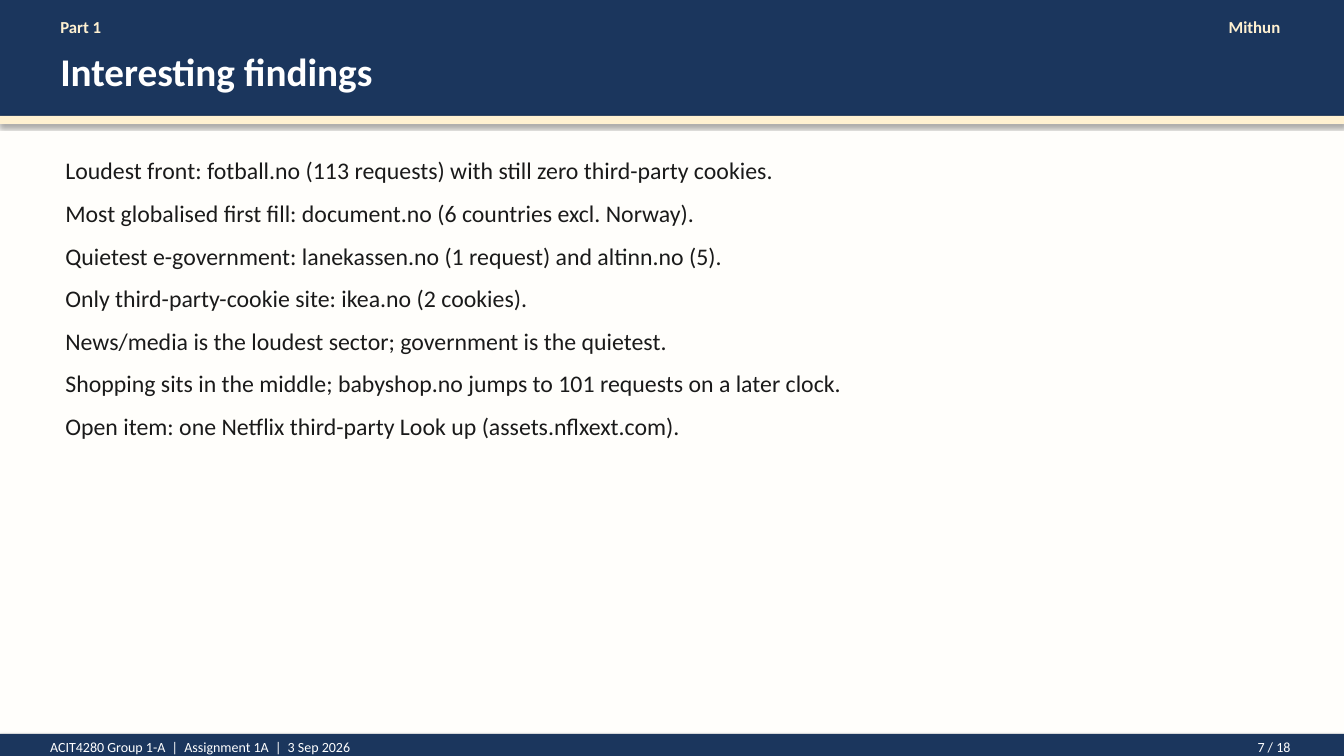
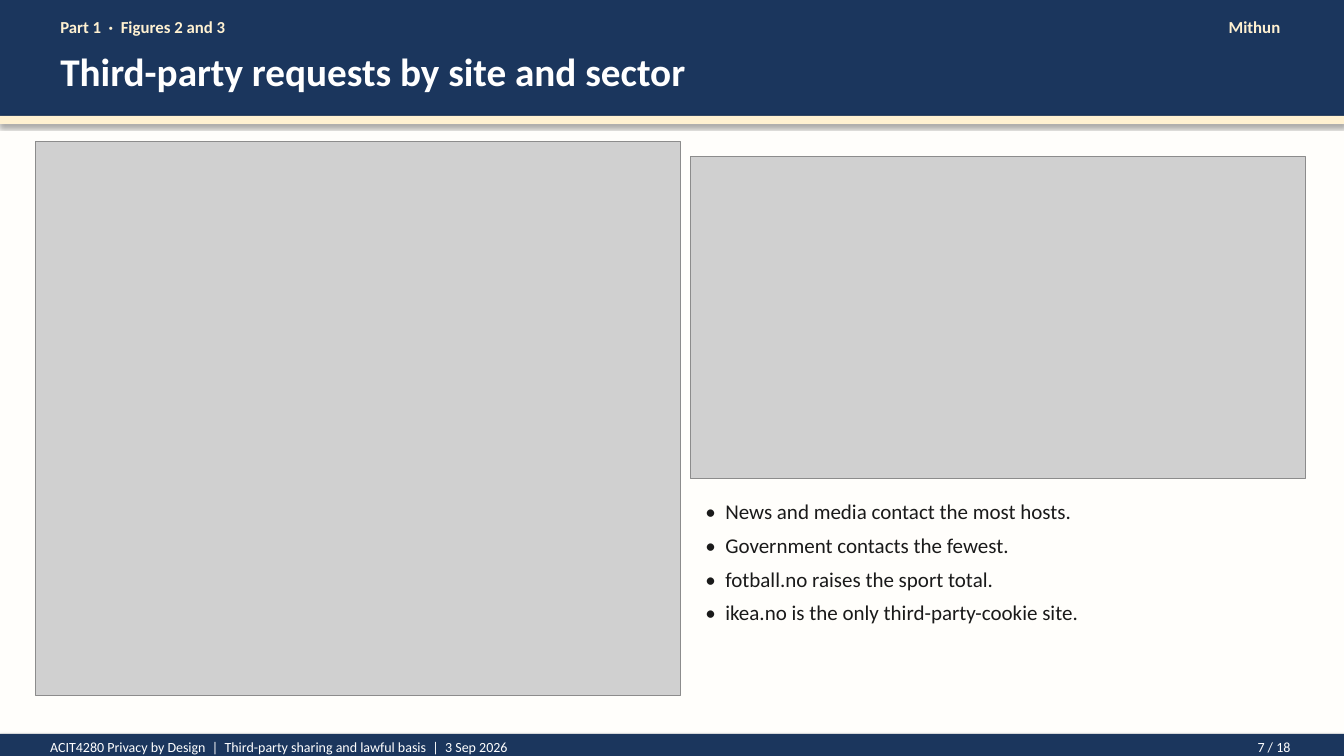
Before and after one commit to kasa031/Bacheloroppgave, a slide deck: slide 7 of ACIT4280_1A_presentation.pptx. Drawn at 1344x756 pixels with LibreOffice and Linux fonts; fonts in the diff are those of the drawing; grey boxes stand for pictures. Boxes give left, top, right and bottom in pixels: in the first picture for what was removed or moved away, otherwise in the second. Text is boxed around its words. In the diff, an @@ line names an element or a change of style, - is before the commit and + after.

```diff
--- a/ACIT4280_1A_presentation.pptx
+++ b/ACIT4280_1A_presentation.pptx
@@ text at (x1=60, y1=21, x2=225, y2=36): text changed @@
-Part 1
+Part 1 · Figures 2 and 3
@@ text at (x1=60, y1=58, x2=685, y2=92): text changed @@
-Interesting findings
+Third-party requests by site and sector
@@ picture added at (x1=35, y1=141, x2=681, y2=696) @@
@@ text removed at (x1=65, y1=161, x2=841, y2=439) @@
-Loudest front: fotball.no (113 requests) with still zero third-party cookies.
-Most globalised first fill: document.no (6 countries excl. Norway).
-Quietest e-government: lanekassen.no (1 request) and altinn.no (5).
-Only third-party-cookie site: ikea.no (2 cookies).
-News/media is the loudest sector; government is the quietest.
-Shopping sits in the middle; babyshop.no jumps to 101 requests on a later clock.
-Open item: one Netflix third-party Look up (assets.nflxext.com).
@@ picture added at (x1=691, y1=156, x2=1306, y2=479) @@
@@ text added at (x1=725, y1=504, x2=1078, y2=624), 15 pt, text #1A1A1A @@
+• News and media contact the most hosts.
+• Government contacts the fewest.
+• fotball.no raises the sport total.
+• ikea.no is the only third-party-cookie site.
@@ text at (x1=50, y1=742, x2=507, y2=755): text changed @@
-ACIT4280 Group 1-A | Assignment 1A | 3 Sep 2026
+ACIT4280 Privacy by Design | Third-party sharing and lawful basis | 3 Sep 2026
```
Also in this commit, not shown: 17 other slides changed, 13 other files.
